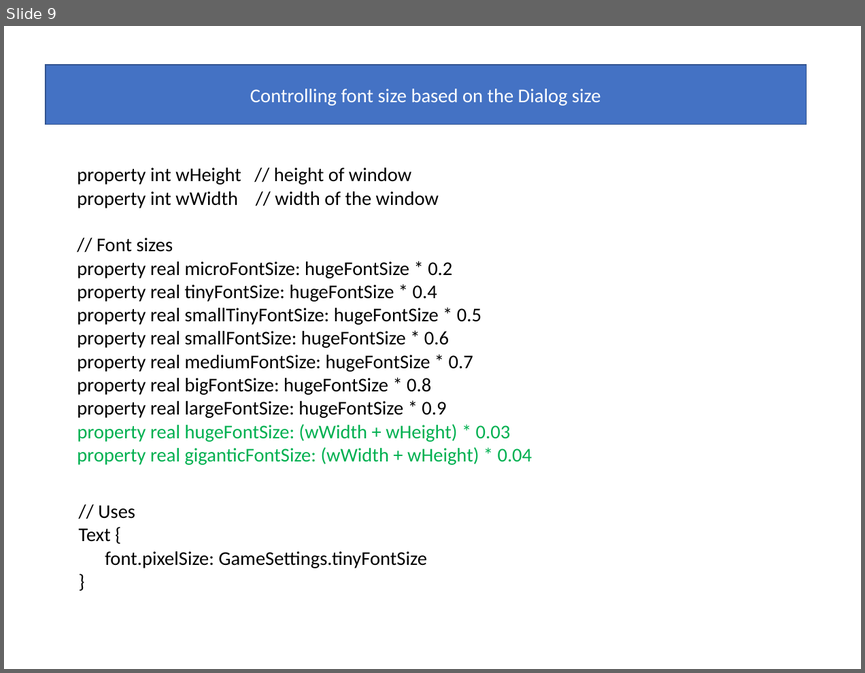
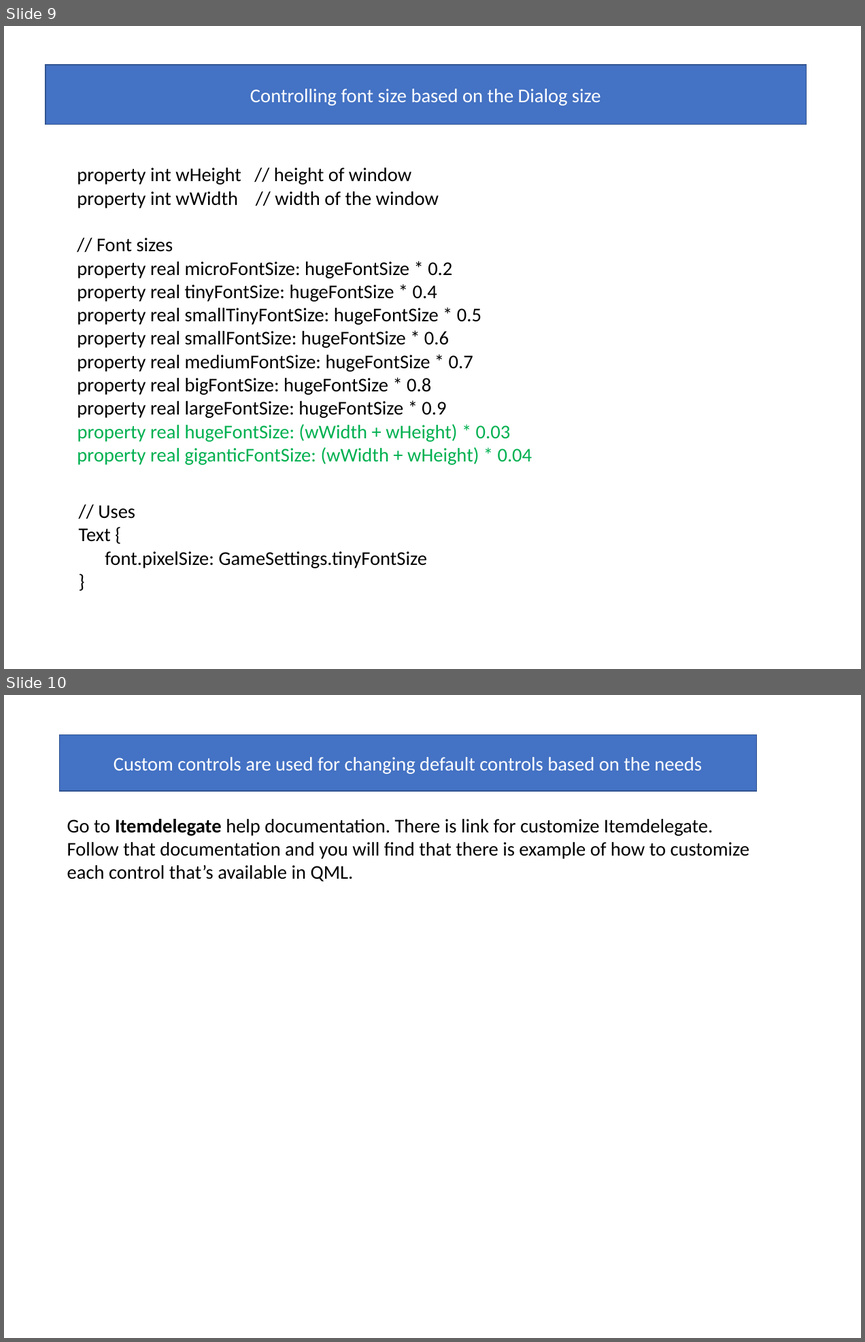
Before and after one commit to girishlande/QMLProjects, a slide deck: learnings.pptx. Shown one above the other, each under a label of ours: slide 9 before the commit, slides 9 and 10 after it. The pictures are 865x673 and 865x1342 pixels, drawn with LibreOffice and Linux fonts; fonts in the diff are those of the drawing; background and template pictures are left out. Boxes give left, top, right and bottom in pixels: in the first picture for what was removed or moved away, otherwise in the second. Text is boxed around its words. In the diff, an @@ line names an element or a change of style, - is before the commit and + after.

```diff
--- a/learnings.pptx
+++ b/learnings.pptx
@@ slide 10 added at [4,695,861,1338], background picture (left out) @@
@@ rectangle added at [59,734,757,791], fill #4472C4, outline #325491 1 pt, 18 pt, text #FFFFFF @@
+Custom controls are used for changing default controls based on the needs
@@ text added at [67,819,749,881], 18 pt, text #000000 @@
+Go to Itemdelegate help documentation. There is link for customize Itemdelegate. Follow that documentation and you will find that there is example of how to customize each control that’s available in QML.
```
Also in this commit, not shown: 2 slides changed, 9 other slides added, 24 other files.
